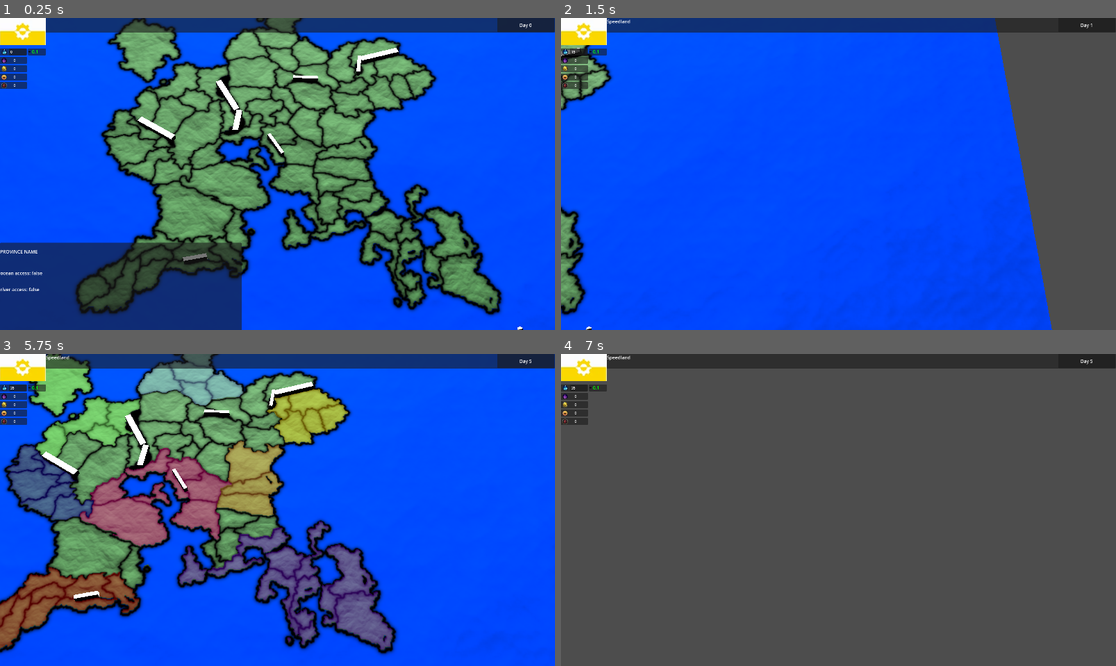
Above: before the commit, frames 1-4 (two rows, left to right).
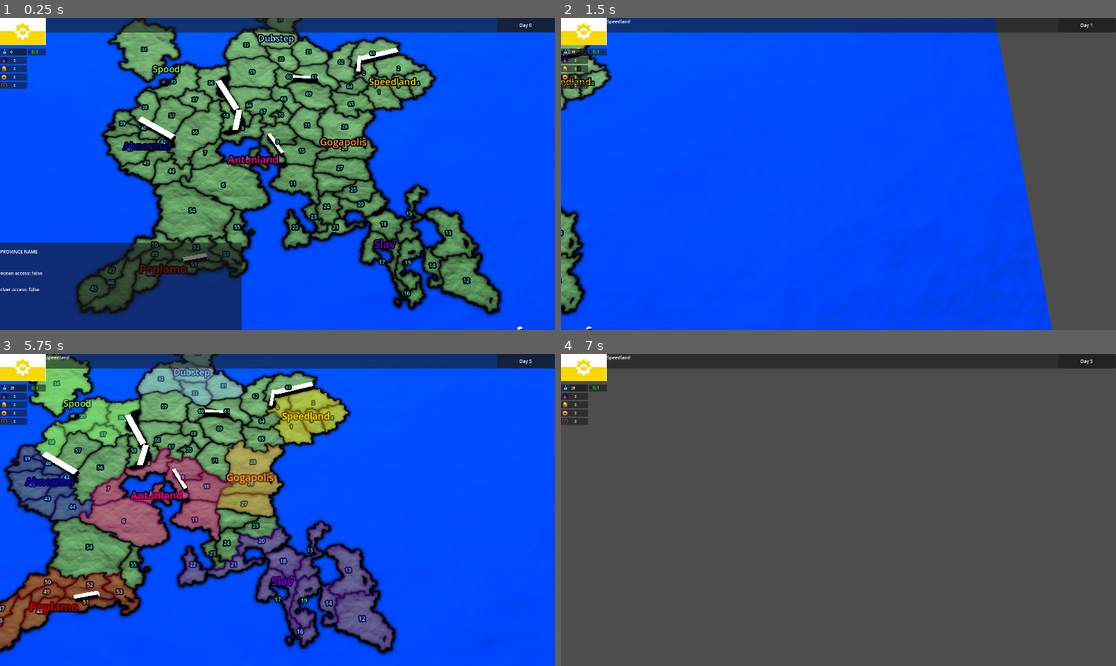
Above: after the commit, the same moments.

Repository: adrutkow/MapGame
Game: Godot game, scene res://node_3d.tscn
Two runs of this game, one before a commit and one after it. Both use one fixed random seed, a clock stepped at 60 frames per second and the inputs below.
Inputs (mouse positions are in pixels of both pictures, inside the frame that each line leads up to):
- Up to frame 1 (0.25 s): no input
- Up to frame 2 (1.5 s): click (583, 30) at 0.5 s; tap Enter at 1.25 s; move the mouse to (960, 158) at 1.27 s; hold D (move_right) from 1.28 s (still down); tap Space (Space) at 1.35 s; click (960, 158) at 1.42 s
- Up to frame 3 (5.75 s): tap Space (Space) at 2, 3.5, 4.35, 5 s; move the mouse to (166, 525) at 2.02 s; release D (move_right) at 2.03 s; hold S (move_backward) 2.03-2.78 s; right-click (166, 525) at 2.1 s; tap Enter at 2.75, 4.25 s; move the mouse to (333, 441) at 2.77 s; hold D (move_right) 2.78-3.53 s; tap Mouse wheel down (scroll_down) at 2.85 s; move the mouse to (249, 572) at 3.52 s; hold W (move_forward) 3.53-4.28 s; tap Mouse wheel up (scroll_up) at 3.6 s; click (249, 572) at 3.67 s; move the mouse to (444, 556) at 4.27 s; hold A (move_left) from 4.28 s (still down); move the mouse to (111, 463) at 5.02 s; right-click (111, 463) at 5.1 s
- Up to frame 4 (7 s): move the mouse to (866, 510) at 5.77 s; release A (move_left) at 5.78 s; hold S (move_backward) 5.78-6.53 s; tap Mouse wheel down (scroll_down) at 5.85 s; click (866, 510) at 5.92 s; move the mouse to (755, 432) at 6.52 s; hold D (move_right) from 6.53 s (still down); tap Mouse wheel up (scroll_up) at 6.6 s

The runs differ from the first frame. In frame 1, 3.1% of the frame differs, in the area x 16-85%, y 0-90%; in frame 2, 0.2%; in frame 3, 3.1%, in the area x 0-67%, y 0-91%; in frame 4, nothing differs.

Commit message:
Added all province data

Diff:
--- a/Resources/province_data_list.tres
+++ b/Resources/province_data_list.tres
@@ -543,7 +543,187 @@
 adjacencies = Array[int]([])
 metadata/_custom_type_script = "uid://bbkxm05urcupl"
 
+[sub_resource type="Resource" id="Resource_4qwdi"]
+script = ExtResource("1_5xjdf")
+name = "Prov54"
+id = 54
+heatmap_color = Vector3i(0, 171, 239)
+ocean_access = true
+river_access = false
+adjacencies = Array[int]([])
+metadata/_custom_type_script = "uid://bbkxm05urcupl"
+
+[sub_resource type="Resource" id="Resource_54hri"]
+script = ExtResource("1_5xjdf")
+name = "Prov55"
+id = 55
+heatmap_color = Vector3i(0, 63, 239)
+ocean_access = true
+river_access = false
+adjacencies = Array[int]([])
+metadata/_custom_type_script = "uid://bbkxm05urcupl"
+
+[sub_resource type="Resource" id="Resource_s0oer"]
+script = ExtResource("1_5xjdf")
+name = "Prov56"
+id = 56
+heatmap_color = Vector3i(0, 96, 24)
+ocean_access = false
+river_access = false
+adjacencies = Array[int]([])
+metadata/_custom_type_script = "uid://bbkxm05urcupl"
+
+[sub_resource type="Resource" id="Resource_ade36"]
+script = ExtResource("1_5xjdf")
+name = "Prov57"
+id = 57
+heatmap_color = Vector3i(0, 38, 9)
+ocean_access = false
+river_access = false
+adjacencies = Array[int]([])
+metadata/_custom_type_script = "uid://bbkxm05urcupl"
+
+[sub_resource type="Resource" id="Resource_cgpg5"]
+script = ExtResource("1_5xjdf")
+name = "Prov58"
+id = 58
+heatmap_color = Vector3i(0, 142, 35)
+ocean_access = false
+river_access = false
+adjacencies = Array[int]([])
+metadata/_custom_type_script = "uid://bbkxm05urcupl"
+
+[sub_resource type="Resource" id="Resource_2onpy"]
+script = ExtResource("1_5xjdf")
+name = "Prov59"
+id = 59
+heatmap_color = Vector3i(102, 177, 196)
+ocean_access = false
+river_access = false
+adjacencies = Array[int]([])
+metadata/_custom_type_script = "uid://bbkxm05urcupl"
+
+[sub_resource type="Resource" id="Resource_adkdr"]
+script = ExtResource("1_5xjdf")
+name = "Prov60"
+id = 60
+heatmap_color = Vector3i(132, 255, 199)
+ocean_access = false
+river_access = false
+adjacencies = Array[int]([])
+metadata/_custom_type_script = "uid://bbkxm05urcupl"
+
+[sub_resource type="Resource" id="Resource_koinb"]
+script = ExtResource("1_5xjdf")
+name = "Prov61"
+id = 61
+heatmap_color = Vector3i(242, 255, 132)
+ocean_access = false
+river_access = false
+adjacencies = Array[int]([])
+metadata/_custom_type_script = "uid://bbkxm05urcupl"
+
+[sub_resource type="Resource" id="Resource_hsj67"]
+script = ExtResource("1_5xjdf")
+name = "Prov62"
+id = 62
+heatmap_color = Vector3i(204, 187, 106)
+ocean_access = true
+river_access = false
+adjacencies = Array[int]([])
+metadata/_custom_type_script = "uid://bbkxm05urcupl"
+
+[sub_resource type="Resource" id="Resource_25vot"]
+script = ExtResource("1_5xjdf")
+name = "Prov63"
+id = 63
+heatmap_color = Vector3i(255, 234, 132)
+ocean_access = true
+river_access = false
+adjacencies = Array[int]([])
+metadata/_custom_type_script = "uid://bbkxm05urcupl"
+
+[sub_resource type="Resource" id="Resource_gvfxe"]
+script = ExtResource("1_5xjdf")
+name = "Prov64"
+id = 64
+heatmap_color = Vector3i(153, 140, 79)
+ocean_access = false
+river_access = false
+adjacencies = Array[int]([])
+metadata/_custom_type_script = "uid://bbkxm05urcupl"
+
+[sub_resource type="Resource" id="Resource_sfewi"]
+script = ExtResource("1_5xjdf")
+name = "Prov65"
+id = 65
+heatmap_color = Vector3i(255, 216, 132)
+ocean_access = true
+river_access = false
+adjacencies = Array[int]([])
+metadata/_custom_type_script = "uid://bbkxm05urcupl"
+
+[sub_resource type="Resource" id="Resource_4buer"]
+script = ExtResource("1_5xjdf")
+name = "Prov66"
+id = 66
+heatmap_color = Vector3i(0, 255, 33)
+ocean_access = false
+river_access = false
+adjacencies = Array[int]([])
+metadata/_custom_type_script = "uid://bbkxm05urcupl"
+
+[sub_resource type="Resource" id="Resource_fllsi"]
+script = ExtResource("1_5xjdf")
+name = "Prov67"
+id = 67
+heatmap_color = Vector3i(0, 196, 49)
+ocean_access = false
+river_access = false
+adjacencies = Array[int]([])
+metadata/_custom_type_script = "uid://bbkxm05urcupl"
+
+[sub_resource type="Resource" id="Resource_sv5x6"]
+script = ExtResource("1_5xjdf")
+name = "Prov68"
+id = 68
+heatmap_color = Vector3i(142, 255, 132)
+ocean_access = false
+river_access = false
+adjacencies = Array[int]([])
+metadata/_custom_type_script = "uid://bbkxm05urcupl"
+
+[sub_resource type="Resource" id="Resource_lat8t"]
+script = ExtResource("1_5xjdf")
+name = "Prov69"
+id = 69
+heatmap_color = Vector3i(199, 255, 132)
+ocean_access = false
+river_access = false
+adjacencies = Array[int]([])
+metadata/_custom_type_script = "uid://bbkxm05urcupl"
+
+[sub_resource type="Resource" id="Resource_73022"]
+script = ExtResource("1_5xjdf")
+name = "Prov70"
+id = 70
+heatmap_color = Vector3i(255, 155, 211)
+ocean_access = false
+river_access = false
+adjacencies = Array[int]([])
+metadata/_custom_type_script = "uid://bbkxm05urcupl"
+
+[sub_resource type="Resource" id="Resource_0ekr8"]
+script = ExtResource("1_5xjdf")
+name = "Prov71"
+id = 71
+heatmap_color = Vector3i(217, 70, 213)
+ocean_access = false
+river_access = false
+adjacencies = Array[int]([])
+metadata/_custom_type_script = "uid://bbkxm05urcupl"
+
 [resource]
 script = ExtResource("2_ev0bm")
-province_list = Array[ExtResource("1_5xjdf")]([SubResource(" …(1619 unchanged characters)… e_aaobr"), SubResource("Resource_fssoy")])
+province_list = Array[ExtResource("1_5xjdf")]([SubResource(" …(1619 unchanged characters)… e_aaobr"), SubResource("Resource_fssoy"), SubResource("Resource_4qwdi"), SubResource("Resource_54hri"), SubResource("Resource_s0oer"), SubResource("Resource_ade36"), SubResource("Resource_cgpg5"), SubResource("Resource_2onpy"), SubResource("Resource_adkdr"), SubResource("Resource_koinb"), SubResource("Resource_hsj67"), SubResource("Resource_25vot"), SubResource("Resource_gvfxe"), SubResource("Resource_sfewi"), SubResource("Resource_4buer"), SubResource("Resource_fllsi"), SubResource("Resource_sv5x6"), SubResource("Resource_lat8t"), SubResource("Resource_73022"), SubResource("Resource_0ekr8")])
 metadata/_custom_type_script = "uid://vkiq4aeeqhh0"
--- a/Scripts/nation.gd
+++ b/Scripts/nation.gd
@@ -24,3 +24,13 @@
 
 func get_owned_provinces_id() -> Array[int]:
 	return (owned_provinces);
+
+func get_nation_id() -> int:
+	var nation_list: Array[Nation];
+
+	if (GameInstance.game_instance):
+		nation_list = GameInstance.game_instance.get_nations();
+		for i in range(0, len(nation_list)):
+			if self == nation_list[i]:
+				return (i);
+	return (-1);
--- a/map.gd
+++ b/map.gd
@@ -13,6 +13,10 @@
 	heatmap_image = heatmap.get_image();
 	heatmap_image_texture = ImageTexture.create_from_image(heatmap_image);
 	heatmap_size = heatmap.get_size();
+
+func _ready() -> void:
+	generate_mapview_nation_names();
+	generate_mapview_province_ids();
 
 func get_heatmap_image() -> Image:
 	return (heatmap_image);
@@ -66,9 +70,17 @@
 	var bitmap: BitMap = get_empty_bitmap();
 	var temp_c: Color;
 	var valid_colors: Array[Color];
+	var nation: Nation;
+	var p: ProvinceData;
 
 	for c: Color in colors:
 		valid_colors.append(c);
+
+	for i: int in nations:
+		nation = GameInstance.game_instance.get_nations()[i];
+		for j: int in nation.owned_provinces:
+			p = GameGlobal.province_data_list.province_list[j];
+			valid_colors.append(vector3i_to_color(p.heatmap_color));
 
 	for y in range(0, heatmap_image.get_height()):
 		for x in range(0, heatmap_image.get_width()):
@@ -109,6 +121,10 @@
 	$"../MeshInstance3D".global_position = Vector3(center.x / 100, 0, center.y / 100);
 	$"../MeshInstance3D".position = Vector3(float(top_left[0]) / 100.0, 0.0, float(top_left[1]) / 100.0)
 	$"../MeshInstance3D2".position = Vector3(float(center[0]) / 100.0, 0.0, float(center[1]) / 100.0)
+	var temp: Label3D = $"../Label3D".duplicate();
+	temp.text = GameGlobal.province_data_list.province_list[province_id].name;
+	temp.position = Vector3(float(center[0]) / 100.0, 0.0, float(center[1]) / 100.0);
+	$"../Node3D".add_child(temp);
 
 func unselect_province():
 	$"../UI/Control/Province".visible = false;
@@ -141,6 +157,34 @@
 	bitmap = generate_bitmap([vector3i_to_color(province.heatmap_color)]);
 	return (Utils.get_bitmap_center(bitmap));
 
+func get_nation_center(nation_id: int):
+	var bitmap: BitMap;
+
+	bitmap = generate_bitmap([], [nation_id]);
+	return (Utils.get_bitmap_center(bitmap));
+
+func generate_mapview_nation_names():
+	var center: Vector2;
+	var temp: Label3D;
+
+	for n: Nation in GameInstance.game_instance.get_nations():
+		center = get_nation_center(n.get_nation_id());
+		temp = $MapViews/NationNames/NationNameLabel.duplicate();
+		temp.modulate = n.nation_color;
+		temp.position = Vector3(float(center[0]) / 100.0, 0.0, float(center[1]) / 100.0);
+		temp.text = n.nation_name;
+		$MapViews/NationNames.add_child(temp);
+
+func generate_mapview_province_ids():
+	var center: Vector2i;
+	var temp: Label3D;
+
+	for i in range(0, len(GameGlobal.province_data_list.province_list)):
+		center = get_province_center(i);
+		temp = $MapViews/ProvinceIDs/ProvinceIDLabel.duplicate();
+		temp.position = Vector3(float(center[0]) / 100.0, 0.0, float(center[1]) / 100.0);
+		temp.text = str(i);
+		$MapViews/ProvinceIDs.add_child(temp);
 
 static func is_vector3_color(v: Vector3i, c: Color) -> bool:
 	return ((v.x == c.r8) and (v.y == c.g8) and (v.z == c.b8));
--- a/node_2d.tscn
+++ /dev/null
@@ -1,16 +0,0 @@
-[gd_scene load_steps=3 format=3 uid="uid://55q1r3yev1xf"]
-
-[ext_resource type="Script" uid="uid://b8b3ke08xb1lj" path="res://polygon_2d.gd" id="1_wtcfe"]
-[ext_resource type="Texture2D" uid="uid://cw81d5rdlynfc" path="res://icon.svg" id="3_epypp"]
-
-[node name="Node2D" type="Node2D"]
-
-[node name="Polygon2D" type="Polygon2D" parent="."]
-position = Vector2(-1, -9)
-script = ExtResource("1_wtcfe")
-
-[node name="Camera2D" type="Camera2D" parent="."]
-
-[node name="Icon" type="Sprite2D" parent="."]
-position = Vector2(214, 93)
-texture = ExtResource("3_epypp")
--- a/node_3d.tscn
+++ b/node_3d.tscn
@@ -111,6 +111,13 @@
 
 [node name="Node3D" type="Node3D"]
 
+[node name="GameInstance" type="Node3D" parent="."]
+transform = Transform3D(1, 0, 0, 0, 1, 0, 0, 0, 1, 0.0110288, -0.00527596, 0.00991535)
+script = ExtResource("8_jsk3o")
+
+[node name="Savefile" type="Node3D" parent="GameInstance"]
+script = ExtResource("14_lggff")
+
 [node name="Camera3D" type="Camera3D" parent="."]
 transform = Transform3D(1, 0, 0, 0, 0.5, 0.866025, 0, -0.866025, 0.5, 2.53952, 5.93109, 6.41656)
 fov = 30.0
@@ -125,6 +132,30 @@
 
 [node name="Nations" type="Sprite3D" parent="Map/MapViews"]
 transform = Transform3D(1, 0, 0, 0, -4.37114e-08, 1, 0, -1, -4.37114e-08, 2.50582, 0.0260158, 2.41655)
+
+[node name="ProvinceNames" type="Node3D" parent="Map/MapViews"]
+
+[node name="NationNames" type="Node3D" parent="Map/MapViews"]
+
+[node name="NationNameLabel" type="Label3D" parent="Map/MapViews/NationNames"]
+transform = Transform3D(1, 0, 0, 0, 1, 0, 0, 0, 1, -7.46663, 0, 0)
+billboard = 1
+no_depth_test = true
+render_priority = 10
+text = "Province name
+"
+font_size = 24
+
+[node name="ProvinceIDs" type="Node3D" parent="Map/MapViews"]
+
+[node name="ProvinceIDLabel" type="Label3D" parent="Map/MapViews/ProvinceIDs"]
+billboard = 1
+no_depth_test = true
+render_priority = 4
+modulate = Color(0.270588, 1, 1, 1)
+text = "Province name
+"
+font_size = 12
 
 [node name="Decoratives" type="Node3D" parent="Map"]
 
@@ -234,13 +265,6 @@
 [node name="HighlightShadow" type="Sprite3D" parent="Map/HighlightedProvince/Highlight"]
 transform = Transform3D(1.01, 0, 0, 0, 1.01, 0, 0, 0, 1.01, 0, 0, 0)
 material_override = SubResource("ShaderMaterial_wc5p8")
-
-[node name="GameInstance" type="Node3D" parent="."]
-transform = Transform3D(1, 0, 0, 0, 1, 0, 0, 0, 1, 0.0110288, -0.00527596, 0.00991535)
-script = ExtResource("8_jsk3o")
-
-[node name="Savefile" type="Node3D" parent="GameInstance"]
-script = ExtResource("14_lggff")
 
 [node name="Client" type="Node3D" parent="."]
 script = ExtResource("13_jsnrv")
@@ -601,3 +625,13 @@
 [node name="MeshInstance3D2" type="MeshInstance3D" parent="."]
 transform = Transform3D(0.05, 0, 0, 0, 0.05, 0, 0, 0, 0.05, 5.00424, 0, 4.825)
 mesh = SubResource("CapsuleMesh_lggff")
+
+[node name="Label3D" type="Label3D" parent="."]
+billboard = 1
+no_depth_test = true
+render_priority = 4
+text = "Province name
+"
+font_size = 16
+
+[node name="Node3D" type="Node3D" parent="."]
Not shown: 1 places in Assets/Materials/land.tres that only renumber resources
Not shown: 1 places in Resources/province_data_list.tres that only renumber resources
Not shown: 1 places in node_3d.tscn that only renumber resources
